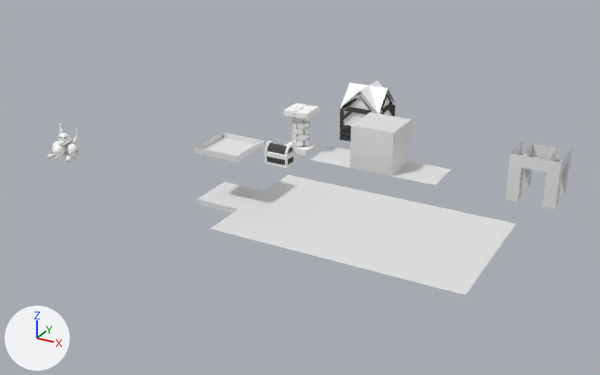
What one commit did to the Blender file art_src/blends/grid.blend.
Before and after are seen from a 50 mm camera at (26.5, -26.0, 13.0) aimed at (10.6, 2.9, -1.5). The axes (+X, +Y, +Z) are drawn at lower left. The lights are the same throughout.

In view in the first picture: 'Chest.001', 'Door', 'Floor', 'House', 'Pillar', 'Plane', 'Plane.001', 'Skull.003', 'Wall', 'Wall.001'.
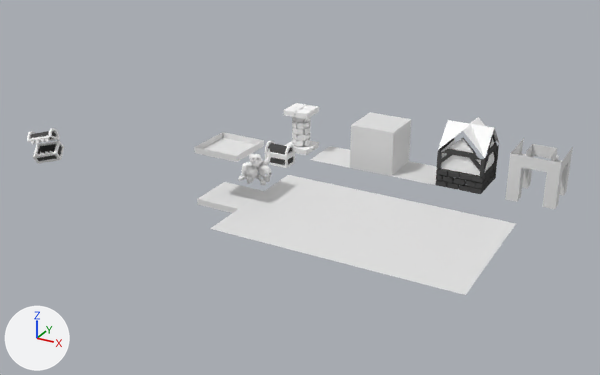
Location of each change, [x1, y1, x2, y2] in pixels of the pictures (600 x 375 px):
'House', moved: before [339, 80, 395, 142]; after [435, 117, 499, 194]
'Skull.003', moved: before [48, 123, 79, 163]; after [238, 148, 272, 186]
'Mimic', added: after [27, 128, 64, 164]
    faces in mat_lightmat_002 (white #ffffff): [27, 128, 64, 164]
    faces in mat_darkmat_001 (dark grey #515151): [30, 131, 62, 161]

The edits, one by one:
Material 'DarkMat.001' (mat_darkmat_001) is new.
Its base color is (0.0813, 0.0813, 0.0813) (dark grey #515151).
Material 'LightMat.002' (mat_lightmat_002) is new.
Its base color is (1.0, 1.0, 1.0) (white #ffffff).
Mesh me_cube_000 is new.
It has 172 vertices, 171 faces and spans x -0.404..0.404, y -0.277..0.453, z -0.002..0.874.
Faces by material slot: [146, 25].
It uses material mat_lightmat_002 (white #ffffff).
It uses material mat_darkmat_001 (dark grey #515151).
Object 'Skull.003' (ob_skull_003) moves from (0.0, 0.0, -1.0) to (9.0, 2.0, -1.0).
Object 'House' (ob_house) moves from (11.0, 9.0, 0.0) to (17.0, 6.0, 0.0).
Object 'Mimic' (ob_mimic) is new; it shows me_cube_000.
Its location is (0.09, -1.0, -0.59).
Its rotation in degrees is (29, -12, 20).
Its scale is (1.4, 1.4, 1.4).
